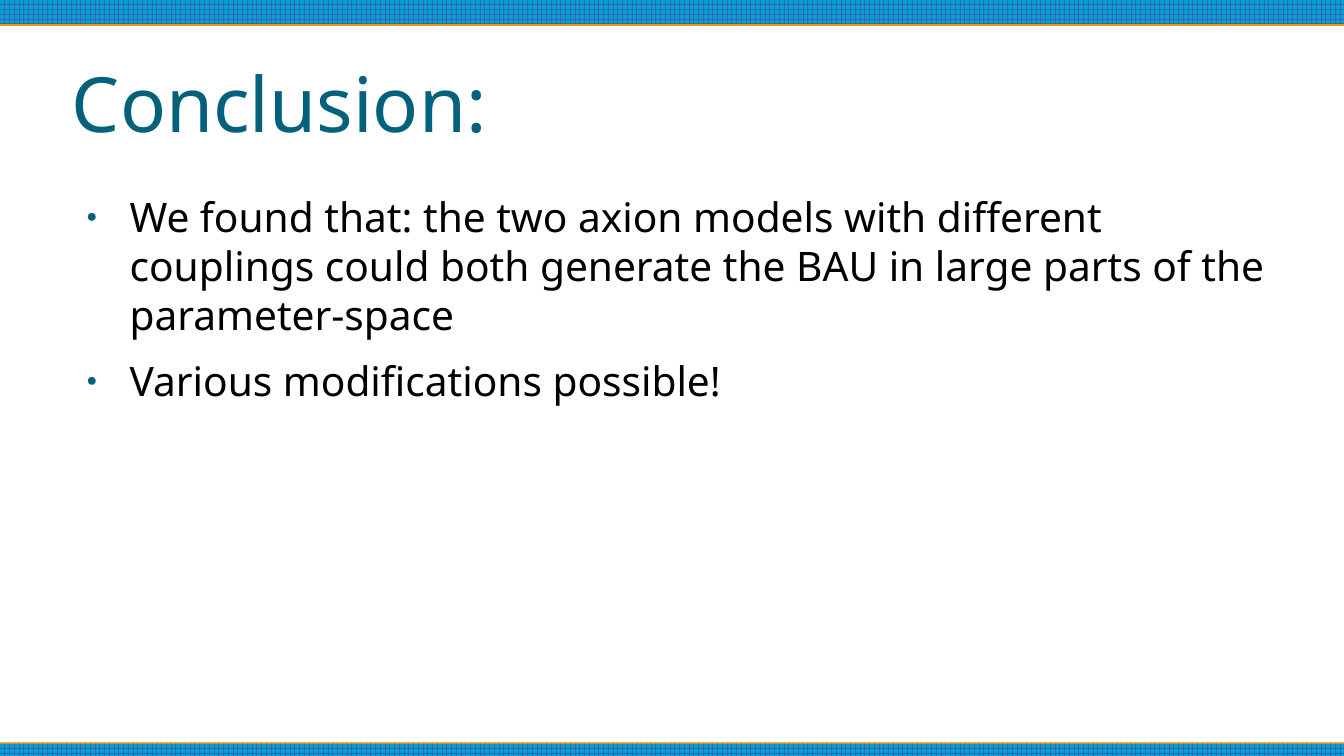
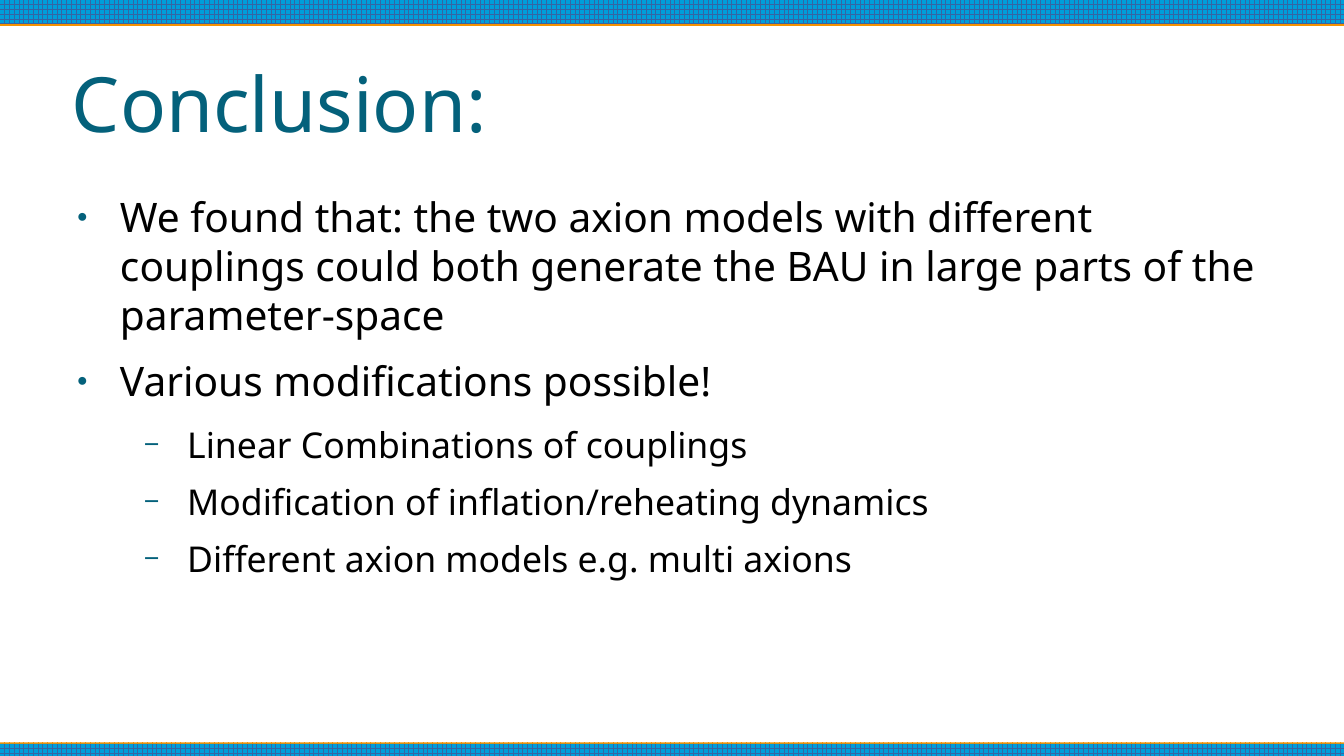
Before and after one commit to anna-jana/masters-project, a slide deck: slide 29 of reports/thesis-talk/presentation.odp. Drawn at 1344x756 pixels with LibreOffice and Linux fonts; fonts in the diff are those of the drawing. Boxes give left, top, right and bottom in pixels: in the first picture for what was removed or moved away, otherwise in the second. Text is boxed around its words. In the diff, an @@ line names an element or a change of style, - is before the commit and + after.

```diff
--- a/reports/thesis-talk/presentation.odp
+++ b/reports/thesis-talk/presentation.odp
@@ text at bbox=[120, 201, 1255, 406]: indent changed @@
@@ text at bbox=[187, 430, 928, 581]: paragraphs added @@
+  − Linear Combinations of couplings
+  − Modification of inflation/reheating dynamics
+  − Different axion models e.g. multi axions
```
Also in this commit, not shown: 6 other slides changed, 2 slides added, 2 slides removed, 1 other file.
